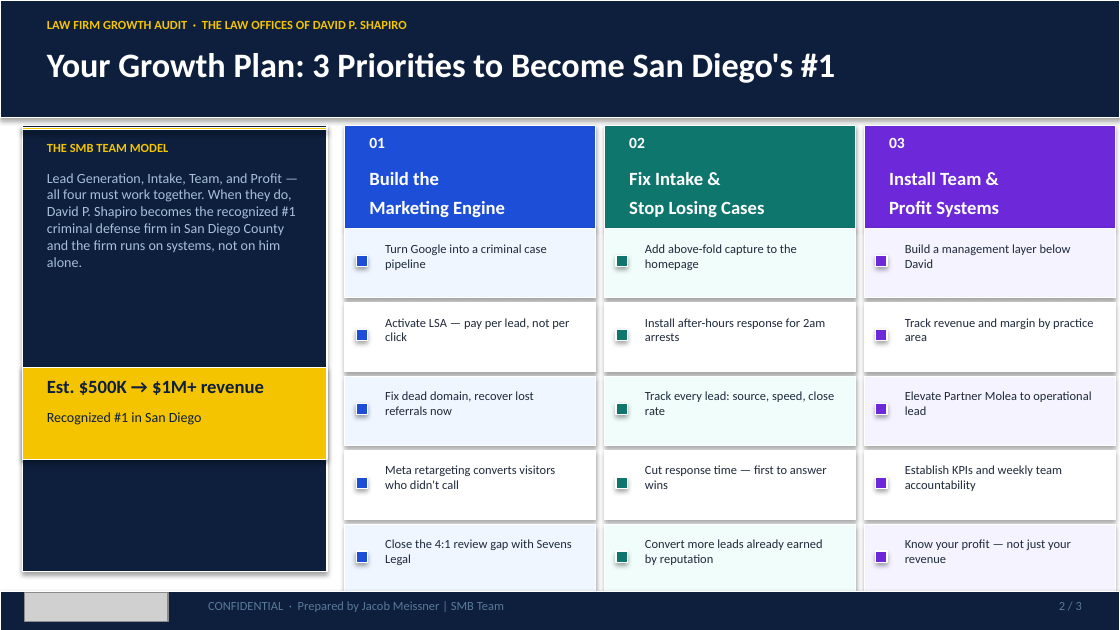
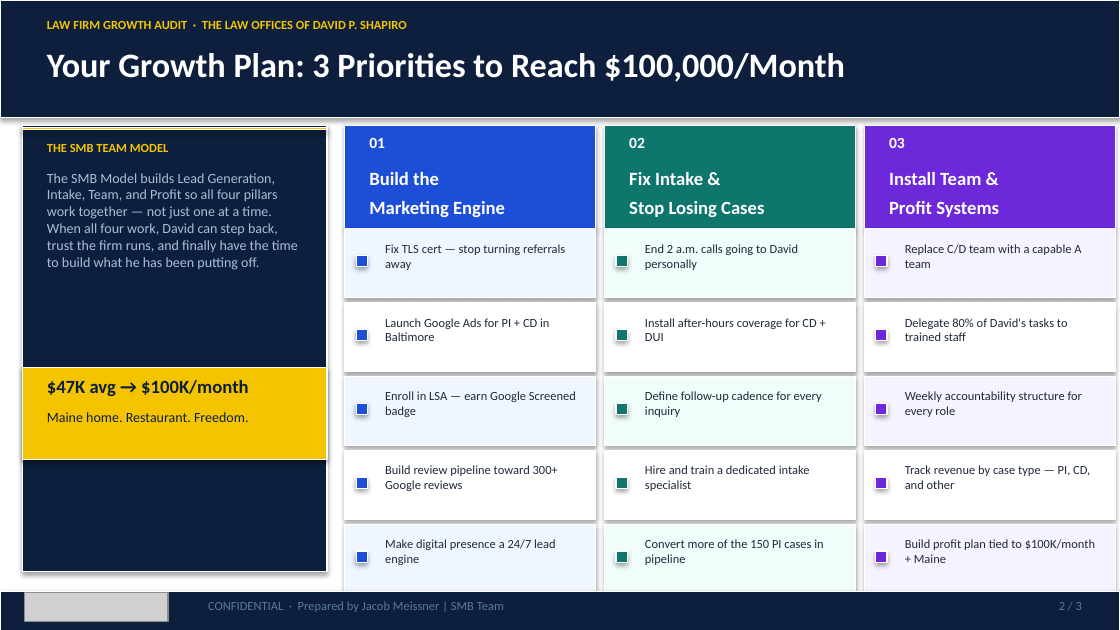
Before and after one commit to SMB-Team-Technology/workwith-smbteam, a slide deck: slide 2 of the-law-offices-of-david-p-shapiro/The_Law_Offices_of_David_P_Shapiro_June_11_2026_Proposal.pptx. Drawn at 1120x630 pixels with LibreOffice and Linux fonts; fonts in the diff are those of the drawing; grey boxes stand for pictures. Boxes give left, top, right and bottom in pixels: in the first picture for what was removed or moved away, otherwise in the second. Text is boxed around its words. In the diff, an @@ line names an element or a change of style, - is before the commit and + after.

```diff
--- a/the-law-offices-of-david-p-shapiro/The_Law_Offices_of_David_P_Shapiro_June_11_2026_Proposal.pptx
+++ b/the-law-offices-of-david-p-shapiro/The_Law_Offices_of_David_P_Shapiro_June_11_2026_Proposal.pptx
@@ text at [47, 53, 845, 82]: text changed @@
-Your Growth Plan: 3 Priorities to Become San Diego's #1
+Your Growth Plan: 3 Priorities to Reach $100,000/Month
@@ text at [47, 173, 298, 270]: text changed @@
-Lead Generation, Intake, Team, and Profit — all four must work together. When they do, David P. Shapiro becomes the recognized #1 criminal defense firm in San Diego County and the firm runs on systems, not on him alone.
+The SMB Model builds Lead Generation, Intake, Team, and Profit so all four pillars work together — not just one at a time. When all four work, David can step back, trust the firm runs, and finally have the time to build what he has been putting off.
@@ text at [385, 244, 565, 270]: text changed @@
-Turn Google into a criminal case pipeline
+Fix TLS cert — stop turning referrals away
@@ text at [645, 244, 798, 270]: text changed @@
-Add above-fold capture to the homepage
+End 2 a.m. calls going to David personally
@@ text at [905, 244, 1081, 268]: text changed @@
-Build a management layer below David
+Replace C/D team with a capable A team
@@ text at [385, 318, 549, 341]: text changed @@
-Activate LSA — pay per lead, not per click
+Launch Google Ads for PI + CD in Baltimore
@@ text at [645, 318, 816, 341]: text changed @@
-Install after-hours response for 2am arrests
+Install after-hours coverage for CD + DUI
@@ text at [905, 318, 1068, 341]: text changed @@
-Track revenue and margin by practice area
+Delegate 80% of David's tasks to trained staff
@@ text at [47, 380, 248, 396]: text changed @@
-Est. $500K → $1M+ revenue
+$47K avg → $100K/month
@@ text at [47, 412, 249, 422]: text changed @@
-Recognized #1 in San Diego
+Maine home. Restaurant. Freedom.
@@ text at [385, 391, 576, 417]: text changed @@
-Fix dead domain, recover lost referrals now
+Enroll in LSA — earn Google Screened badge
@@ text at [645, 391, 822, 417]: text changed @@
-Track every lead: source, speed, close rate
+Define follow-up cadence for every inquiry
@@ text at [905, 391, 1082, 417]: text changed @@
-Elevate Partner Molea to operational lead
+Weekly accountability structure for every role
@@ text at [385, 465, 558, 491]: text changed @@
-Meta retargeting converts visitors who didn't call
+Build review pipeline toward 300+ Google reviews
@@ text at [645, 465, 810, 491]: text changed @@
-Cut response time — first to answer wins
+Hire and train a dedicated intake specialist
@@ text at [905, 465, 1090, 489]: text changed @@
-Establish KPIs and weekly team accountability
+Track revenue by case type — PI, CD, and other
@@ text at [385, 539, 556, 565]: text changed @@
-Close the 4:1 review gap with Sevens Legal
+Make digital presence a 24/7 lead engine
@@ text at [645, 539, 823, 565]: text changed @@
-Convert more leads already earned by reputation
+Convert more of the 150 PI cases in pipeline
@@ text at [905, 539, 1095, 563]: text changed @@
-Know your profit — not just your revenue
+Build profit plan tied to $100K/month + Maine
```
Also in this commit, not shown: 2 other slides changed, 1 other file.
